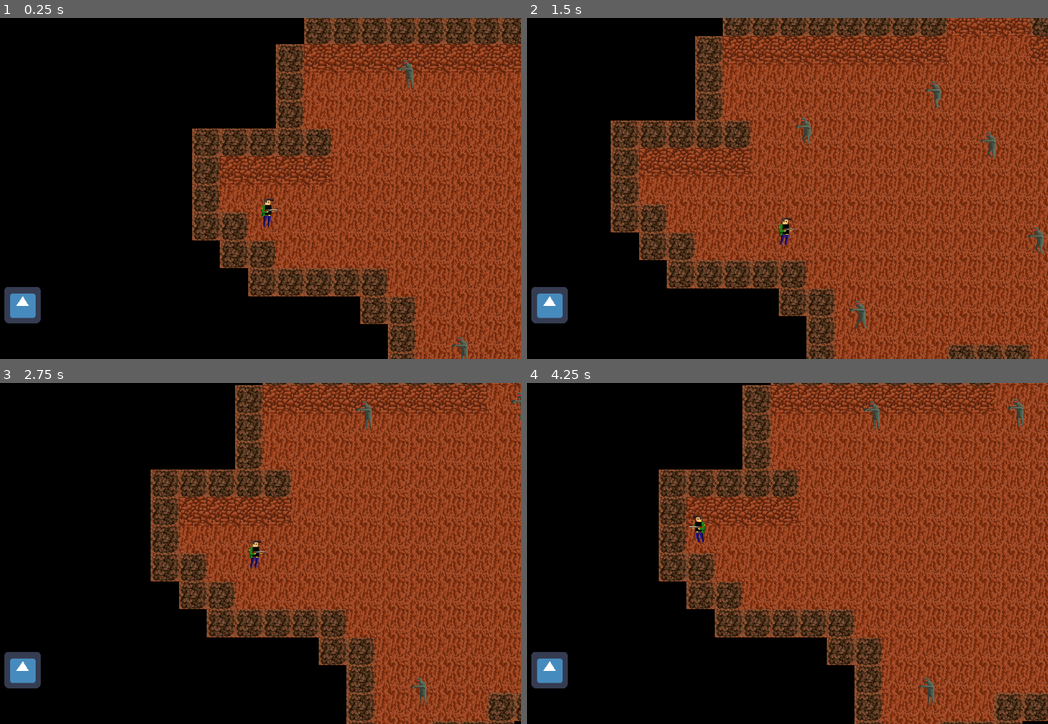
Above: before the commit, frames 1-4 (two rows, left to right).
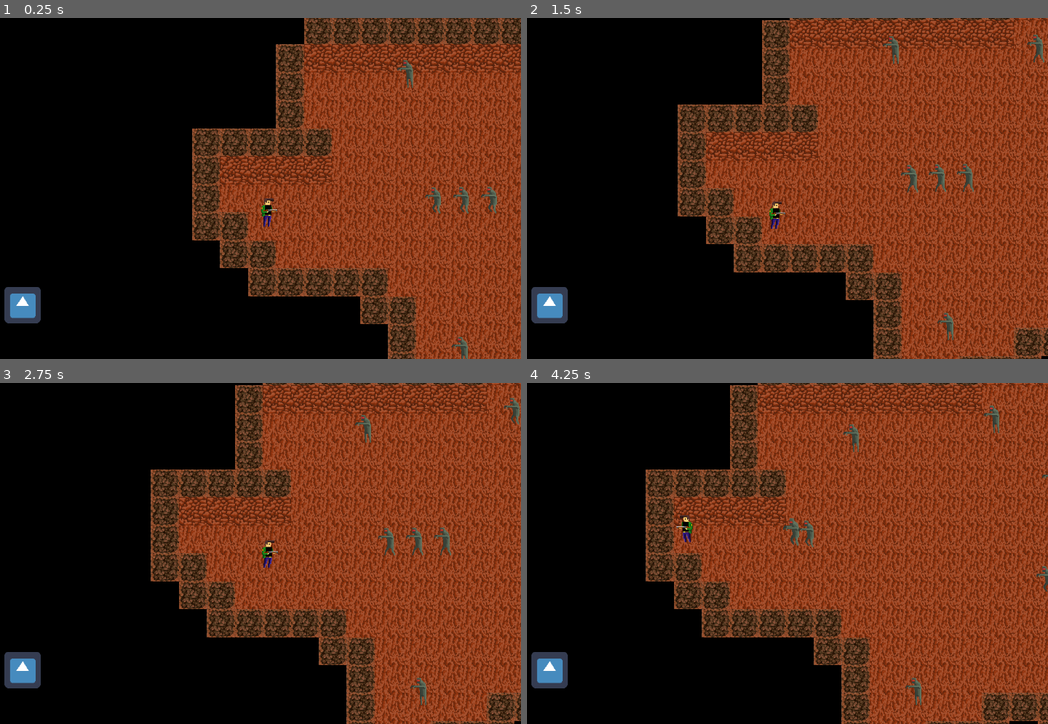
Above: after the commit, the same moments.

Repository: NicoCarpe/OneShot
Game: Godot game, scene res://Scenes/Levels/Level4.tscn
Two runs of this game, one before a commit and one after it. Both use one fixed random seed, a clock stepped at 60 frames per second and the inputs below. This scene is started directly instead of the project's main scene. The engine's default icon, where the game draws it, is replaced by a stand-in: a white triangle on a blue panel in a dark square. Sound files missing from this copy of the repository are replaced by a short silence.
Inputs (mouse positions are in pixels of both pictures, inside the frame that each line leads up to):
- Up to frame 1 (0.25 s): no input
- Up to frame 2 (1.5 s): move the mouse to (886, 171) at 0.52 s; hold Right (ui_right) 0.53-1.28 s; move the mouse to (641, 205) at 1.27 s; hold Down (ui_down) from 1.28 s (still down)
- Up to frame 3 (2.75 s): move the mouse to (286, 478) at 2.02 s; release Down (ui_down) at 2.03 s; hold Right (ui_right) from 2.03 s (still down)
- Up to frame 4 (4.25 s): move the mouse to (730, 621) at 2.77 s; release Right (ui_right) at 2.78 s; hold Up (ui_up) 2.78-3.53 s; move the mouse to (933, 604) at 3.52 s; hold Left (ui_left) from 3.53 s (still down)

The runs differ from the first frame. In frame 1, 0.3% of the frame differs, in the area x 81-96%, y 49-58%; in frame 2, 48%, in the area x 16-100%, y 0-100%; in frame 3, 0.9%; in frame 4, 35%.

Commit message:
MULTIKILL text

Diff:
--- a/Scenes/Crate.tscn
+++ b/Scenes/Crate.tscn
@@ -9,7 +9,7 @@
 custom_solver_bias = 0.0
 extents = Vector2( 32, 32 )
 
-[node name="StaticBody2D" type="StaticBody2D" index="0" groups=[
+[node name="StaticBody2D" type="StaticBody2D" groups=[
 "Breakable",
 ]]
 
--- a/Scenes/Levels/Level2.tscn
+++ b/Scenes/Levels/Level2.tscn
@@ -5,7 +5,7 @@
 [ext_resource path="res://Scenes/Enemy.tscn" type="PackedScene" id=3]
 [ext_resource path="res://Scenes/Goal.tscn" type="PackedScene" id=4]
 
-[node name="Level" type="Node2D" index="0"]
+[node name="Level" type="Node2D"]
 
 [node name="Player" parent="." index="0" instance=ExtResource( 1 )]
 
--- a/Scenes/Levels/Level3.tscn
+++ b/Scenes/Levels/Level3.tscn
@@ -6,7 +6,7 @@
 [ext_resource path="res://Scenes/Goal.tscn" type="PackedScene" id=4]
 [ext_resource path="res://Scenes/Enemy.tscn" type="PackedScene" id=5]
 
-[node name="Level" type="Node2D" index="0"]
+[node name="Level" type="Node2D"]
 
 [node name="TileMap" type="TileMap" parent="." index="0"]
 
--- a/Scenes/Levels/Level4.tscn
+++ b/Scenes/Levels/Level4.tscn
@@ -6,7 +6,7 @@
 [ext_resource path="res://Scenes/Goal.tscn" type="PackedScene" id=4]
 [ext_resource path="res://Scenes/Crate.tscn" type="PackedScene" id=5]
 
-[node name="Level" type="Node2D"]
+[node name="Level" type="Node2D" index="0"]
 
 _sections_unfolded = [ "Transform" ]
 
@@ -50,19 +50,31 @@
 
 position = Vector2( 968.438, -145.67 )
 
-[node name="Enemy6" parent="." index="5" instance=ExtResource( 3 )]
+[node name="Enemy7" parent="." index="5" instance=ExtResource( 3 )]
+
+position = Vector2( 416, 32 )
+
+[node name="Enemy8" parent="." index="6" instance=ExtResource( 3 )]
+
+position = Vector2( 480, 32 )
+
+[node name="Enemy9" parent="." index="7" instance=ExtResource( 3 )]
+
+position = Vector2( 544, 32 )
+
+[node name="Enemy6" parent="." index="8" instance=ExtResource( 3 )]
 
 position = Vector2( 1085.03, 178.189 )
 
-[node name="Enemy2" parent="." index="6" instance=ExtResource( 3 )]
+[node name="Enemy2" parent="." index="9" instance=ExtResource( 3 )]
 
 position = Vector2( 427.427, 380.15 )
 
-[node name="Goal" parent="." index="7" instance=ExtResource( 4 )]
+[node name="Goal" parent="." index="10" instance=ExtResource( 4 )]
 
 position = Vector2( 1440, -96 )
 level = "Level5"
 
-[node name="StaticBody2D" parent="." index="8" instance=ExtResource( 5 )]
+[node name="StaticBody2D" parent="." index="11" instance=ExtResource( 5 )]
 
 position = Vector2( 1305.36, -31.6542 )
--- a/Scenes/Player.tscn
+++ b/Scenes/Player.tscn
@@ -61,6 +61,61 @@
 "values": [ Color( 1, 0, 0, 1 ), Color( 0.171875, 1, 0, 1 ), Color( 1, 0, 0, 1 ) ]
 }
 
+[sub_resource type="Animation" id=4]
+
+resource_name = "multikill"
+length = 1.0
+loop = false
+step = 0.1
+tracks/0/type = "value"
+tracks/0/path = NodePath("killText:modulate")
+tracks/0/interp = 1
+tracks/0/loop_wrap = true
+tracks/0/imported = false
+tracks/0/enabled = true
+tracks/0/keys = {
+"times": PoolRealArray( 0, 0.1, 0.7, 1 ),
+"transitions": PoolRealArray( 1, 1, 1, 1 ),
+"update": 0,
+"values": [ Color( 1, 1, 1, 0 ), Color( 1, 1, 1, 1 ), Color( 1, 1, 1, 1 ), Color( 1, 1, 1, 0 ) ]
+}
+tracks/1/type = "value"
+tracks/1/path = NodePath("killText:self_modulate")
+tracks/1/interp = 1
+tracks/1/loop_wrap = true
+tracks/1/imported = false
+tracks/1/enabled = true
+tracks/1/keys = {
+"times": PoolRealArray( 0, 0.1, 0.2, 0.3, 0.5, 0.6, 0.8, 0.9, 1 ),
+"transitions": PoolRealArray( 1, 1, 1, 1, 1, 1, 1, 1, 1 ),
+"update": 0,
+"values": [ Color( 1, 0, 0, 1 ), Color( 0.992188, 0.883667, 0, 1 ), Color( 0.0740741, 0.3023, 0.986979, 1 ), Color( 0.185185, 0.868542, 0.323992, 1 ), Color( 0.697128, 0.296805, 0.296805, 1 ), Color( 0.352615, 0.611421, 0.671146, 1 ), Color( 0.431591, 0.767868, 0.523542, 1 ), Color( 0.687798, 0.722066, 0.447923, 1 ), Color( 0.921875, 0, 1, 1 ) ]
+}
+tracks/2/type = "value"
+tracks/2/path = NodePath("killText:rect_scale")
+tracks/2/interp = 1
+tracks/2/loop_wrap = true
+tracks/2/imported = false
+tracks/2/enabled = true
+tracks/2/keys = {
+"times": PoolRealArray( 0, 0.2, 0.4, 0.6, 0.8 ),
+"transitions": PoolRealArray( 1, 1, 1, 1, 1 ),
+"update": 0,
+"values": [ Vector2( 2, 2 ), Vector2( 2.4, 2.4 ), Vector2( 2, 2 ), Vector2( 2.5, 2.5 ), Vector2( 2, 2 ) ]
+}
+tracks/3/type = "value"
+tracks/3/path = NodePath("killText:visible")
+tracks/3/interp = 1
+tracks/3/loop_wrap = true
+tracks/3/imported = false
+tracks/3/enabled = true
+tracks/3/keys = {
+"times": PoolRealArray( 0, 1 ),
+"transitions": PoolRealArray( 1, 1 ),
+"update": 1,
+"values": [ true, false ]
+}
+
 [node name="Player" type="KinematicBody2D" groups=[
 "Player",
 ]]
@@ -333,6 +388,44 @@
 position = Vector2( 147.161, 504.762 )
 texture = ExtResource( 5 )
 
+[node name="killTextAnimator" type="AnimationPlayer" parent="CanvasLayer" index="2"]
+
+root_node = NodePath("..")
+autoplay = ""
+playback_process_mode = 1
+playback_default_blend_time = 0.0
+playback_speed = 1.0
+anims/multikill = SubResource( 4 )
+blend_times = [  ]
+
+[node name="killText" type="Label" parent="CanvasLayer" index="3"]
+
+visible = false
+modulate = Color( 1, 1, 1, 0.666667 )
+self_modulate = Color( 0.431592, 0.767868, 0.523542, 1 )
+anchor_left = 0.0
+anchor_top = 0.0
+anchor_right = 1.0
+anchor_bottom = 0.0
+margin_left = 472.0
+margin_top = 117.0
+margin_right = -472.0
+margin_bottom = 131.0
+grow_horizontal = 0
+grow_vertical = 0
+rect_scale = Vector2( 2, 2 )
+rect_pivot_offset = Vector2( 40, 7 )
+rect_clip_content = false
+mouse_filter = 2
+mouse_default_cursor_shape = 0
+size_flags_horizontal = 1
+size_flags_vertical = 4
+text = "MULTIKILL!!!"
+percent_visible = 1.0
+lines_skipped = 0
+max_lines_visible = -1
+_sections_unfolded = [ "Anchor", "Grow Direction", "Rect", "Visibility" ]
+
 [connection signal="pressed" from="CanvasLayer/Menu/Panel/ResumeBUtton" to="CanvasLayer/Menu" method="_on_ResumeBUtton_pressed"]
 
 [connection signal="pressed" from="CanvasLayer/Menu/Panel/QuitButton" to="CanvasLayer/Menu" method="_on_QuitButton_pressed"]
--- a/Scripts/Bullet.gd
+++ b/Scripts/Bullet.gd
@@ -6,12 +6,12 @@
 var bounces = 0
 var canKillPlayer = false
 var kills = 0
+var player
 
 func _ready():
 	# Called every time the node is added to the scene.
 	# Initialization here
-
-	pass
+	player = get_tree().root.get_node("Level/Player")
 
 func _process(delta):
 	var movedir = Vector2(1,0).rotated(rotation)
@@ -54,15 +54,19 @@
 				BGMSFX.db = 0
 			if kills == 2:
 				BGMSFX.play("res://Audio/LouderDoublekillVoice.wav")
+				player.killText("Double Kill!", "multikill")
 			if kills == 3:
 				BGMSFX.play("res://Audio/LouderTriplekillVoice.wav")
+				player.killText("TRIPLE KILL!", "multikill")
 			if kills == 4:
 				BGMSFX.play("res://Audio/LouderMultikillVoice.wav")
+				player.killText("MULTIKILL!", "multikill")
 			if kills == 5:
 				BGMSFX.play("res://Audio/LouderPentakillVoice.wav")
+				player.killText("PENTAKILL!!!", "multikill")
 			if kills >= 6:
 				BGMSFX.play("res://Audio/LouderMultikillVoice.wav")
-
+				player.killText("MULTIKILL!!!!!", "multikill")
 			MOTION_SPEED = 0
 			collision_mask = collision_mask | 2	# Adds player collision
 			collision_mask -= 4	# Removes collision with enemy
--- a/Scripts/Player.gd
+++ b/Scripts/Player.gd
@@ -20,9 +20,6 @@
 var anim
 var animNew
 var bulletType = "Normal"
-
-#onready var healthBar = $CanvasLayer/PlayerUI/HealthBar
-#onready var healthUpProgress = $CanvasLayer/PlayerUI/HealthUpProgress
 
 func _ready():
 	set_physics_process(true)
@@ -152,3 +149,7 @@
 func noBullet():
 	$Control/HeadText.text = "No Bullet!"
 	$Control/TextAnimator.play("notification")
+
+func killText(text, anim):
+	$CanvasLayer/killText.text = text
+	$CanvasLayer/killTextAnimator.play(anim)
Not shown: 5 places in Scenes/Player.tscn that only renumber resources
